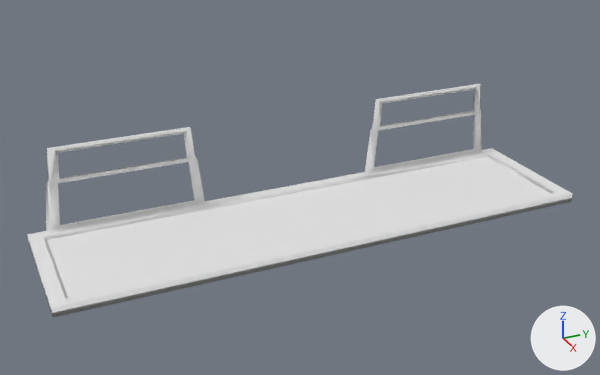
Before and after pictures for a commit that changed the FBX model EgoFractum/Assets/Models/catwalk.fbx.
Both versions are drawn from a camera (50 mm lens) standing at (7.23, -3.41, 3.99) and looking at (0.03, -0.17, 0.4). Lighting does not change. The marker at lower right points along +X, +Y and +Z. The first picture is the older version. Where no turn or scale is listed for an object, it has been applied to the vertices.

The first picture shows 'CatWalk', 'Ground'.
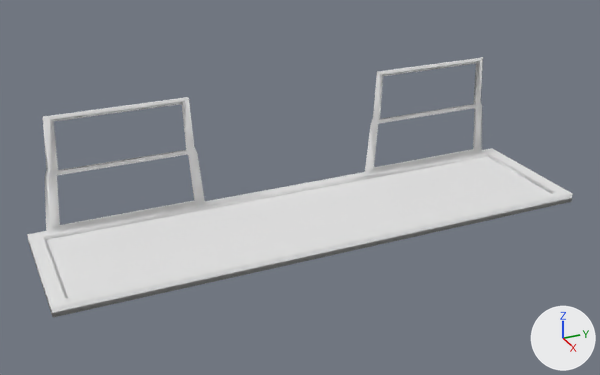
Where the newer file only moved an object's origin or applied its transform, the numbers keep the older frame.

Boxes [x1, y1, x2, y2] around the edits, measured in the pictures (600 x 375 px; the box of a moved part takes in the faces that stretch with it):
'CatWalk', reshaped (11% taller): before [27, 84, 573, 318]; after [27, 57, 573, 318]
part 1 of me_cube_026, moved or reshaped: before [365, 108, 482, 174]; after [365, 101, 482, 174]
part 2 of me_cube_026, moved or reshaped: before [373, 84, 481, 127]; after [373, 57, 483, 120]
part 3 of me_cube_026, moved or reshaped: before [46, 155, 205, 233]; after [45, 147, 205, 233]
part 4 of me_cube_026, moved or reshaped: before [47, 127, 195, 179]; after [43, 97, 194, 171]

The change, as a diff of the scene's bpy script:
```diff
--- a/EgoFractum/Assets/Models/catwalk.fbx.py
+++ b/EgoFractum/Assets/Models/catwalk.fbx.py
@@ me_cube_026 @@
 # used by ob_catwalk; location = (0.0, 0.0, 0.0)
-me_cube_026.from_pydata(...)  # 114 vertices, 120 faces; spans x -0.75..0.75, y -2.86..2.86, z -0.05..0.95
+me_cube_026.from_pydata(...)  # 114 vertices, 120 faces; spans x -0.75..0.75, y -2.86..2.86, z -0.05..1.28
+# me_cube_026 part 1: all 16 vertices in x -0.72..-0.68, y 1.04..2.62, z 0.58..0.65 are moved by (0.0, 0.0, 0.09)
+# me_cube_026 part 2: all 8 vertices in x -0.72..-0.68, y 1.1..2.56, z 0.9..0.95 are moved by (0.0, 0.0, 0.33)
+# me_cube_026 part 3: all 16 vertices in x -0.72..-0.68, y -2.62..-1.04, z 0.58..0.65 are moved by (0.0, 0.0, 0.09)
+# me_cube_026 part 4: all 8 vertices in x -0.72..-0.68, y -2.56..-1.1, z 0.9..0.95 are moved by (0.0, 0.0, 0.33)
 me_cube_026.materials.append(mat_material_002)
```
